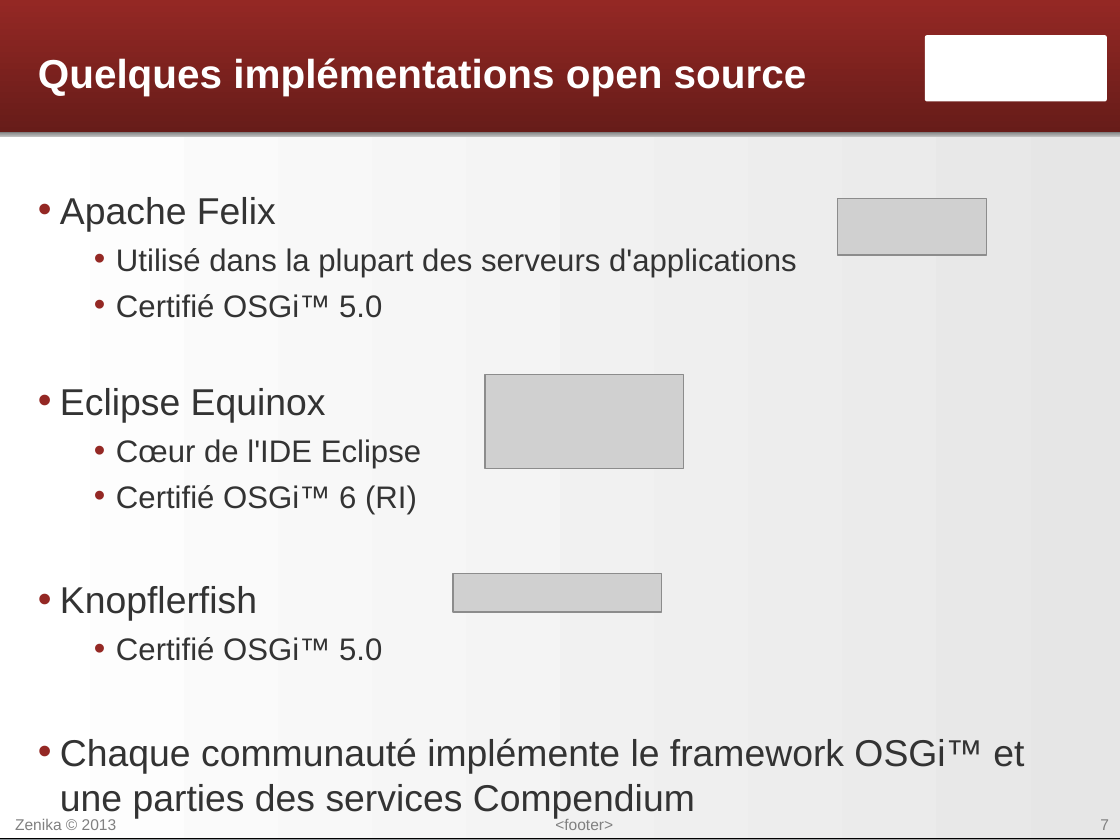
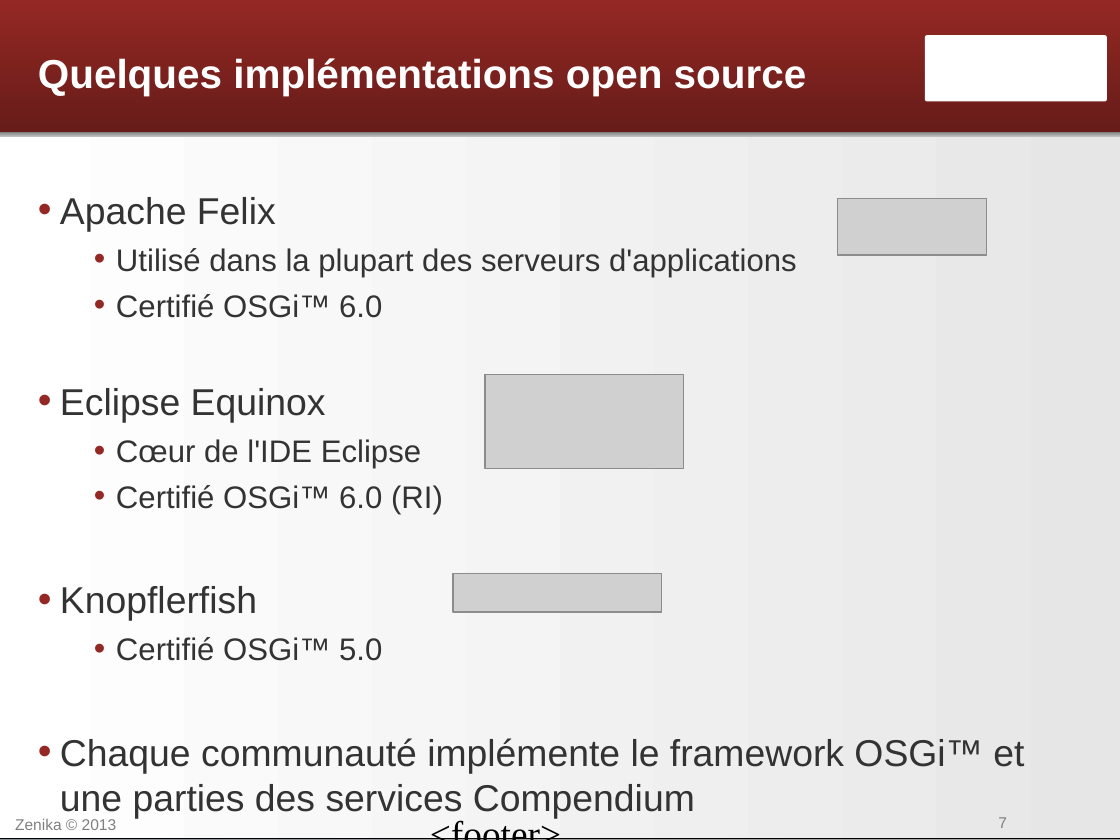
Before and after one commit to Zenika-Training/formation-osgi, a slide deck: slide 7 of SVN/OSGi - 01 - Introduction.odp. Drawn at 1120x840 pixels with LibreOffice and Linux fonts; fonts in the diff are those of the drawing; grey boxes stand for pictures; background and template pictures are left out. Boxes give left, top, right and bottom in pixels: in the first picture for what was removed or moved away, otherwise in the second. Text is boxed around its words. In the diff, an @@ line names an element or a change of style, - is before the commit and + after.

Commit message:
Mise à jour des versions actuelles des spécifications OSGi en 6.0 (release aout 2015)

```diff
--- a/SVN/OSGi - 01 - Introduction.odp
+++ b/SVN/OSGi - 01 - Introduction.odp
@@ text at (116, 294, 382, 318): text changed @@
-  • Certifié OSGi™ 5.0
+  • Certifié OSGi™ 6.0
@@ text at (116, 485, 443, 514): text changed @@
-  • Certifié OSGi™ 6 (RI)
+  • Certifié OSGi™ 6.0 (RI)
@@ text "<footer>" at (419, 810, 749, 829): size 10 to 24 pt, font Arial to Times New Roman, text colour #808080 to #000000; alignment centre to left; line spacing 1 to 0.9 @@
@@ page number at (998, 817, 1007, 828): alignment right to left; line spacing 1 to 0.9; less space between paragraphs @@
```
Also in this commit, not shown: 10 other slides changed.
